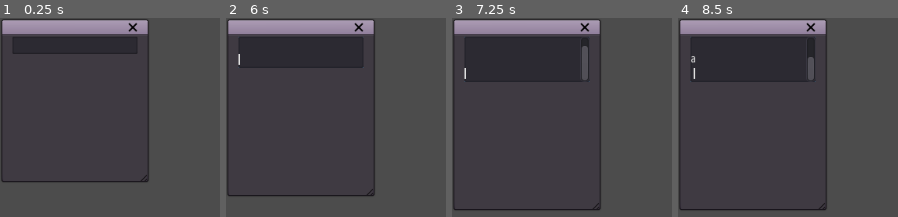
Above: before the commit, frames 1-4 (left to right).
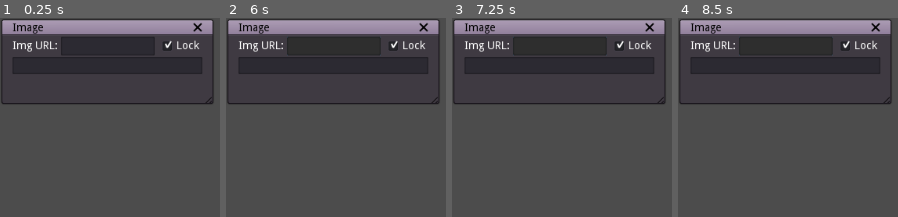
Above: after the commit, the same moments.

Repository: asheraryam/fikir-organizer
Game: Godot game, scene res://GraphNode.tscn
Two runs of this game, one before a commit and one after it. Both use one fixed random seed, a clock stepped at 60 frames per second and the inputs below. This scene is started directly instead of the project's main scene.
Inputs (mouse positions are in pixels of both pictures, inside the frame that each line leads up to):
- Up to frame 1 (0.25 s): no input
- Up to frame 2 (6 s): click (406, 45) at 0.5 s, where only the run after the commit has a clickable "Lock"; click (333, 55) at 1.27 s; click (406, 45) at 2 s, where only the run after the commit has a clickable "Lock"; click (333, 55) at 2.77 s; click (406, 45) at 3.5 s, where only the run after the commit has a clickable "Lock"; click (333, 55) at 4.27 s; tap Enter (ui_accept) at 5, 5.75 s; drag from (300, 45) to (outside the picture) at 5.02 s; drag from (outside the picture) to (outside the picture) at 5.77 s
- Up to frame 3 (7.25 s): tap Enter (ui_accept) at 6.5, 6.8 s; move the mouse to (outside the picture) at 6.52 s; hold Alt from 6.53 s (still down); click (outside the picture) at 6.67 s
- Up to frame 4 (8.5 s): release Alt at 7.25 s; tap Enter (ui_accept) at 7.25, 8, 8.27 s; drag from (outside the picture) to (838, 181) at 7.27 s; move the mouse to (outside the picture) at 8.02 s; hold A (add_node) from 8.03 s (still down); click (outside the picture) at 8.17 s; tap Space (ui_select) at 8.3 s

The runs differ from the first frame. In frame 1, 9.0% of the frame differs, in the area x 0-98%, y 0-83%; in frame 2, 8.6%; in frame 3, 9.0%, in the area x 0-98%, y 0-97%; in frame 4, 9.0%.

Commit message:
Load image to from link.

Diff:
--- a/source/GraphNode.gd
+++ b/source/GraphNode.gd
@@ -1,4 +1,58 @@
 extends GraphNode
+
+onready var http_request := $HTTPRequest
+
+onready var text_edit = $HBoxContainer/TextEdit
+var texture_rect : TextureButton
+
+func _ready():
+	texture_rect = get_node("ImageContainer/TextureRect")
+	if not texture_rect:
+		texture_rect = load("res://ImageTextureRect.tscn").instance()
+
+	http_request.connect("request_completed", self, "_http_request_completed")
+
+	texture_rect.connect("pressed", self, "_on_TextureRect_pressed" )
+
+
+func get_image(url):
+	var http_stat = http_request.get_http_client_status()
+	if http_stat != HTTPClient.STATUS_CONNECTING and http_stat != HTTPClient.STATUS_RESOLVING:
+		var error = http_request.request(url)
+		if error != OK:
+		#	push_error("An error occurred in the HTTP request.")
+			return false
+		return true
+
+	return false
+
+
+# Called when the HTTP request is completed.
+func _http_request_completed(result, response_code, headers, body):
+	var image = Image.new()
+	var error = image.load_png_from_buffer(body)
+	if error != OK:
+		push_error("Couldn't load the image.")
+		set_node_empty()
+		return
+
+	print("Fetched image")
+	var texture : ImageTexture = ImageTexture.new()
+
+	texture.create_from_image(image)
+
+	# Display the image in a TextureRect node.
+#	var texture_rect = TextureRect.new()
+#	add_child(texture_rect)
+	texture_rect.texture_normal = texture
+	$HBoxContainer/LockButton.visible = true
+	$HBoxContainer/LockButton.pressed = true
+	text_edit.readonly = true
+
+	if not texture:
+		set_node_empty()
+
+#	$TextureRect.rect_size = texture.get_size()
 
 func _on_Node_close_request():
 	queue_free()
@@ -6,6 +60,7 @@
 
 func _on_Node_resize_request(new_minsize):
 	rect_size = new_minsize
+
 
 func _on_Node_dragged(from, to):
 	get_node('../').lastNodePosition = to
@@ -32,5 +87,73 @@
 
 
 func _on_TextEdit_gui_input(event: InputEvent):
-	if event.is_action_released("ui_accept"):
-		print(var2str(event))
+	pass
+#	if event.is_action_released("ui_accept"):
+#		var url = text_edit.text.trim_suffix("\n")
+#		get_image(url)
+#		print("URL" + url)
+
+func check_for_image():
+	var url = text_edit.text.trim_suffix("\n")
+	if url:
+		var success = get_image(url)
+		if success:
+			var base_name = url.trim_prefix("http://").trim_prefix("https://")
+			base_name = base_name.split("/")[0]
+#			title = str(base_name)
+			title = "Image"
+			$HBoxContainer/URL_Label.visible = false
+	#		$ImageContainer.add_child(texture_rect)
+			$ImageContainer.visible = true
+			print("URL" + url)
+			texture_rect.rect_min_size = Vector2(160,160)
+
+			if texture_rect.expand:
+				rect_size = rect_min_size
+		else:
+			set_node_empty()
+	else:
+		set_node_empty()
+
+func _on_TextEdit_text_changed():
+	call_deferred("check_for_image")
+
+func set_node_empty():
+	title = "Image"
+	$ImageContainer/TextureRect.texture_normal = null
+#	$ImageContainer.remove_child(texture_rect)
+	$ImageContainer.hide()
+	$HBoxContainer/LockButton.visible = false
+	$HBoxContainer/URL_Label.visible = true
+	texture_rect.rect_min_size = Vector2(0,0)
+
+	rect_size = rect_min_size
+
+
+
+
+func _on_Scale_Size_Button_toggled(button_pressed):
+	if button_pressed:
+		texture_rect.expand = false
+	else:
+		texture_rect.expand = true
+		rect_size = rect_min_size
+
+
+func _on_TextureRect_pressed():
+	if texture_rect.expand:
+		if texture_rect.texture_normal:
+			texture_rect.expand = false
+	else:
+		texture_rect.expand = true
+		rect_size = rect_min_size
+
+func save_node():
+	return {
+		"image_url": text_edit.text.trim_suffix("\n"),
+		"text_body": $BodyText.text
+	}
+
+
+func _on_LockButton_toggled(button_pressed):
+	text_edit.readonly = button_pressed
--- a/source/GraphNode.tscn
+++ b/source/GraphNode.tscn
@@ -1,13 +1,17 @@
-[gd_scene load_steps=3 format=2]
+[gd_scene load_steps=4 format=2]
 
 [ext_resource path="res://GraphNode.gd" type="Script" id=1]
 [ext_resource path="res://TextEditExpand.gd" type="Script" id=2]
+[ext_resource path="res://ImageTextureRect.tscn" type="PackedScene" id=3]
 
-[node name="GraphNode" type="GraphNode"]
-margin_right = 32.0
-margin_bottom = 30.0
-rect_min_size = Vector2( 160, 80 )
+[node name="GraphNode" type="GraphNode" groups=[
+"Persist",
+]]
+margin_right = 214.0
+margin_bottom = 113.0
+rect_min_size = Vector2( 160, 40 )
 mouse_filter = 1
+title = "Image"
 show_close = true
 resizable = true
 slot/0/left_enabled = false
@@ -22,28 +26,80 @@
 slot/1/right_enabled = false
 slot/1/right_type = 0
 slot/1/right_color = Color( 1, 1, 1, 1 )
+slot/2/left_enabled = false
+slot/2/left_type = 0
+slot/2/left_color = Color( 1, 1, 1, 1 )
+slot/2/right_enabled = false
+slot/2/right_type = 0
+slot/2/right_color = Color( 1, 1, 1, 1 )
 script = ExtResource( 1 )
 __meta__ = {
 "_edit_use_anchors_": false
 }
 
-[node name="TextEdit" type="TextEdit" parent="."]
+[node name="HTTPRequest" type="HTTPRequest" parent="."]
+
+[node name="HBoxContainer" type="HBoxContainer" parent="."]
 margin_left = 16.0
 margin_top = 24.0
-margin_right = 176.0
+margin_right = 259.0
 margin_bottom = 64.0
+alignment = 1
+__meta__ = {
+"_edit_use_anchors_": false
+}
+
+[node name="URL_Label" type="Label" parent="HBoxContainer"]
+margin_top = 13.0
+margin_right = 58.0
+margin_bottom = 27.0
+text = "Img URL:"
+
+[node name="TextEdit" type="TextEdit" parent="HBoxContainer"]
+margin_left = 62.0
+margin_right = 182.0
+margin_bottom = 40.0
+rect_min_size = Vector2( 120, 40 )
+wrap_enabled = true
+script = ExtResource( 2 )
+min_line = 1
+max_line = 1
+
+[node name="LockButton" type="CheckBox" parent="HBoxContainer"]
+margin_left = 186.0
+margin_right = 243.0
+margin_bottom = 40.0
+pressed = true
+text = "Lock"
+
+[node name="ImageContainer" type="HBoxContainer" parent="."]
+margin_left = 16.0
+margin_top = 65.0
+margin_right = 259.0
+margin_bottom = 65.0
+alignment = 1
+
+[node name="TextureRect" parent="ImageContainer" instance=ExtResource( 3 )]
+margin_left = 121.0
+margin_right = 121.0
+margin_bottom = 0.0
+rect_min_size = Vector2( 0, 0 )
+
+[node name="BodyText" type="TextEdit" parent="."]
+margin_left = 16.0
+margin_top = 66.0
+margin_right = 259.0
+margin_bottom = 106.0
 rect_min_size = Vector2( 160, 40 )
 wrap_enabled = true
 script = ExtResource( 2 )
 min_line = 1
-max_line = 3
-
-[node name="TextureRect" type="TextureRect" parent="."]
-margin_left = 16.0
-margin_top = 65.0
-margin_right = 176.0
-margin_bottom = 225.0
-rect_min_size = Vector2( 160, 160 )
-stretch_mode = 3
-[connection signal="gui_input" from="TextEdit" to="." method="_on_TextEdit_gui_input"]
-[connection signal="text_changed" from="TextEdit" to="TextEdit" method="_on_TextEdit_text_changed"]
+max_line = 20
+[connection signal="close_request" from="." to="." method="_on_Node_close_request"]
+[connection signal="raise_request" from="." to="." method="_on_Node_raise_request"]
+[connection signal="resize_request" from="." to="." method="_on_Node_resize_request"]
+[connection signal="gui_input" from="HBoxContainer/TextEdit" to="." method="_on_TextEdit_gui_input"]
+[connection signal="text_changed" from="HBoxContainer/TextEdit" to="HBoxContainer/TextEdit" method="_on_ExpandingText_text_changed"]
+[connection signal="text_changed" from="HBoxContainer/TextEdit" to="." method="_on_TextEdit_text_changed"]
+[connection signal="toggled" from="HBoxContainer/LockButton" to="." method="_on_LockButton_toggled"]
+[connection signal="text_changed" from="BodyText" to="BodyText" method="_on_ExpandingText_text_changed"]
--- /dev/null
+++ b/source/ImageTextureRect.tscn
@@ -0,0 +1,12 @@
+[gd_scene format=2]
+
+[node name="TextureRect" type="TextureButton"]
+margin_left = 16.0
+margin_right = 176.0
+margin_bottom = 160.0
+rect_min_size = Vector2( 160, 160 )
+expand = true
+stretch_mode = 4
+__meta__ = {
+"_edit_use_anchors_": false
+}
--- a/source/Main.gd
+++ b/source/Main.gd
@@ -15,17 +15,23 @@
 
 var last_offset = Vector2(0,0)
 func _input(event : InputEvent):
-	if event.is_action_pressed("add_node"):
-		var new_node = graph_node.instance()
+#	if event.is_action_released("ui_select"):
+#		print(OS.clipboard)
 
-		new_node.offset += initial_node_position + (
-#			Vector2(int(node_index/5) * additional_offset.x,
-			Vector2(node_index * additional_offset.x,
-			(node_index % 5) * additional_offset.y))
+	if Input.is_key_pressed(KEY_ALT):
+		if event.is_action_pressed("add_node"):
+			var new_node = graph_node.instance()
 
-		$GraphEdit.add_child(new_node)
+			new_node.offset += initial_node_position + (
+		#			Vector2(int(node_index/5) * additional_offset.x,
+				Vector2(node_index * additional_offset.x,
+				(node_index % 5) * additional_offset.y))
 
-		node_index +=1
+			$GraphEdit.add_child(new_node)
+
+			new_node.set_node_empty()
+
+			node_index +=1
 
 	if event.is_pressed():
 		if event is InputEventKey:
--- a/source/Main.tscn
+++ b/source/Main.tscn
@@ -6,11 +6,13 @@
 anchor_right = 1.0
 anchor_bottom = 1.0
 script = ExtResource( 1 )
+__meta__ = {
+"_edit_use_anchors_": false
+}
 
 [node name="GraphEdit" type="GraphEdit" parent="."]
 anchor_right = 1.0
 anchor_bottom = 1.0
-scroll_offset = Vector2( -215.558, -125.594 )
 __meta__ = {
 "_edit_use_anchors_": false
 }
--- a/source/TextEditExpand.gd
+++ b/source/TextEditExpand.gd
@@ -77,7 +77,7 @@
 
 	update()
 
-func _on_TextEdit_text_changed():
+func _on_ExpandingText_text_changed():
 	var new_line_count = _get_real_line_count()
 
 	if line_count < new_line_count:
